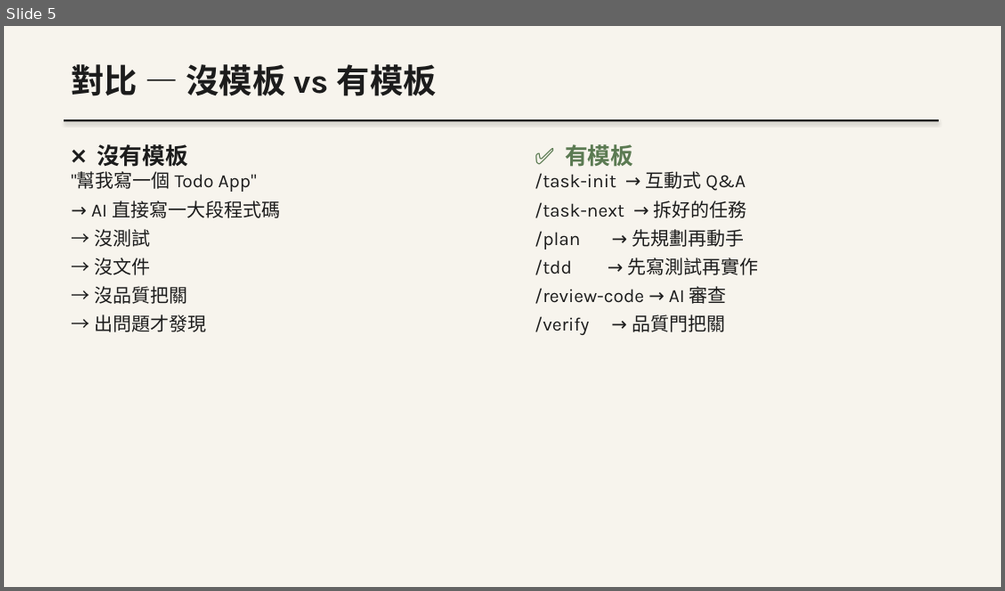
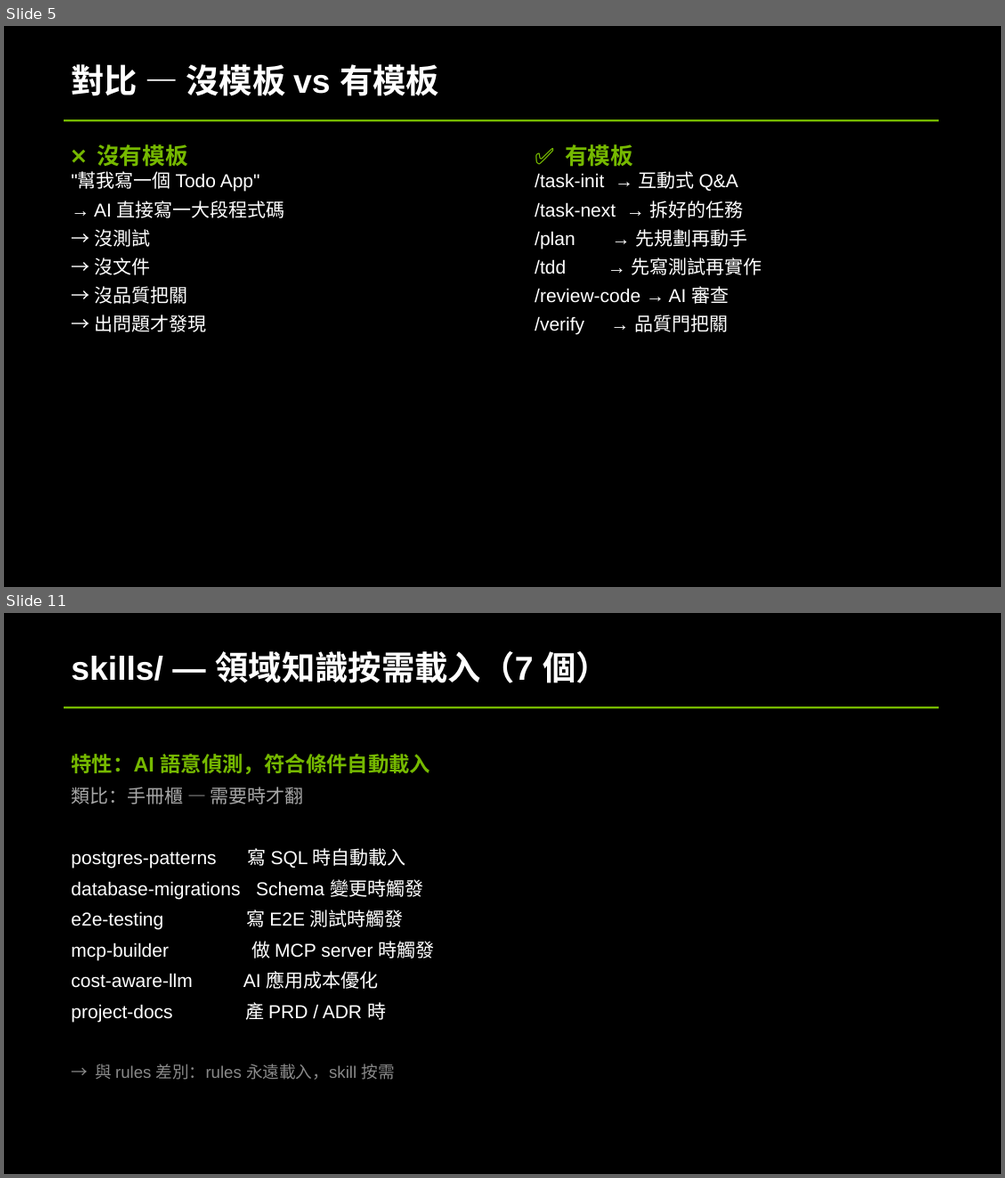
Before and after one commit to bheadwei/claude-GUNDAM-zh-tw, a slide deck: workshop/docs/slides/VibeCoding_Workshop.pptx. Shown one above the other, each under a label of ours: slide 5 before the commit, slides 5 and 11 after it; the slides between them are not shown. The pictures are 1005x591 and 1005x1178 pixels, drawn with LibreOffice and Linux fonts; fonts in the diff are those of the drawing. Boxes give left, top, right and bottom in pixels: in the first picture for what was removed or moved away, otherwise in the second. Text is boxed around its words. In the diff, an @@ line names an element or a change of style, - is before the commit and + after.

```diff
--- a/workshop/docs/slides/VibeCoding_Workshop.pptx
+++ b/workshop/docs/slides/VibeCoding_Workshop.pptx
@@ slide 11 added at box(4, 613, 1001, 1174), background #000000 @@
@@ text added at box(71, 651, 609, 683), 32 pt, text #FFFFFF, bold @@
+skills/ — 領域知識按需載入（7 個）
@@ rectangle added at box(64, 706, 938, 709), fill #76B900 @@
@@ text added at box(71, 754, 435, 1079), 18 pt, text #FFFFFF @@
+特性：AI 語意偵測，符合條件自動載入
+類比：手冊櫃 — 需要時才翻
+postgres-patterns 寫 SQL 時自動載入
+database-migrations Schema 變更時觸發
+e2e-testing 寫 E2E 測試時觸發
+mcp-builder 做 MCP server 時觸發
+cost-aware-llm AI 應用成本優化
+project-docs 產 PRD / ADR 時
+→ 與 rules 差別：rules 永遠載入，skill 按需
@@ slide 5 changed as well @@
@@ background #F7F4ED to #000000 @@
@@ text "對比 — 沒模板 vs 有模板" at box(71, 64, 439, 96): font Karla to Arial, text colour #1C1C1C to #FFFFFF @@
@@ rectangle at box(64, 119, 938, 122): fill #1C1C1C to #76B900 @@
@@ text "❌ 沒有模板" at box(94, 144, 285, 332): font Karla to Arial, text colour #1C1C1C to #FFFFFF; text colour #1C1C1C to #76B900 in "❌ 沒有模板" @@
@@ text "✅ 有模板" at box(534, 144, 762, 335): font Karla to Arial, text colour #1C1C1C to #FFFFFF; text colour #5B7A52 to #76B900 in "✅ 有模板" @@
```
Also in this commit, not shown: 38 other slides changed, 6 other slides added, 3 other files.
